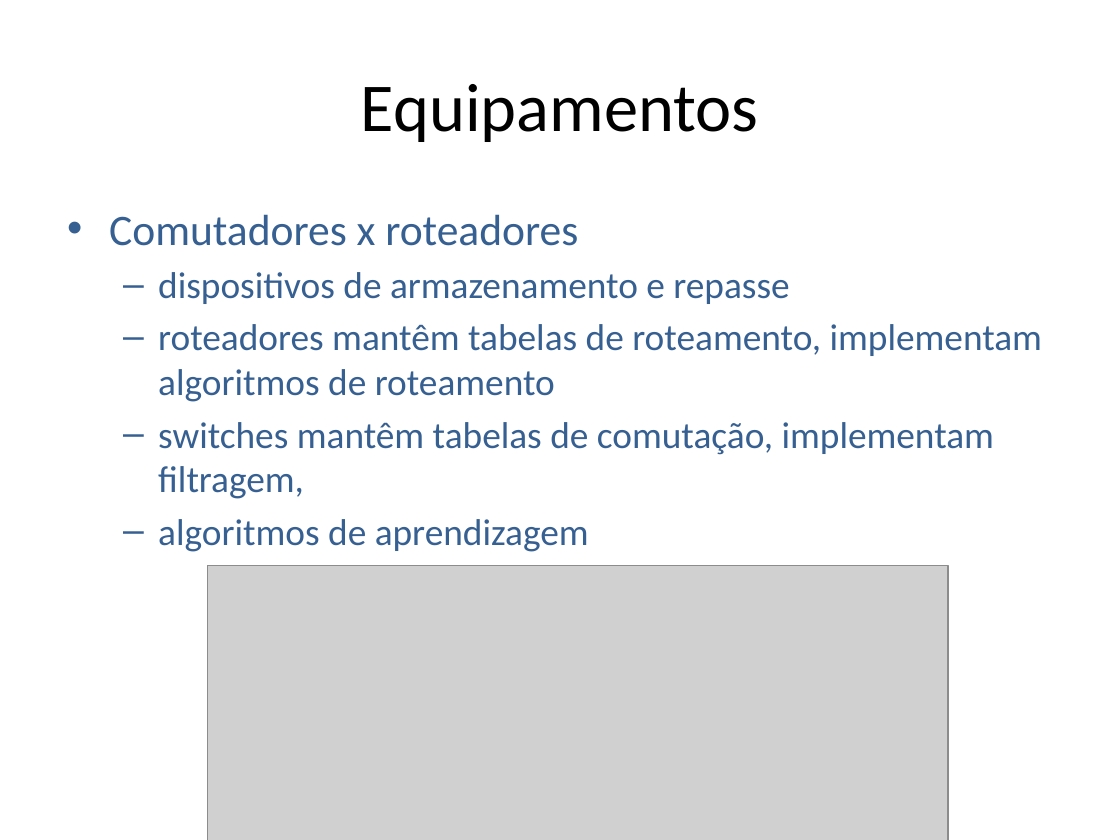
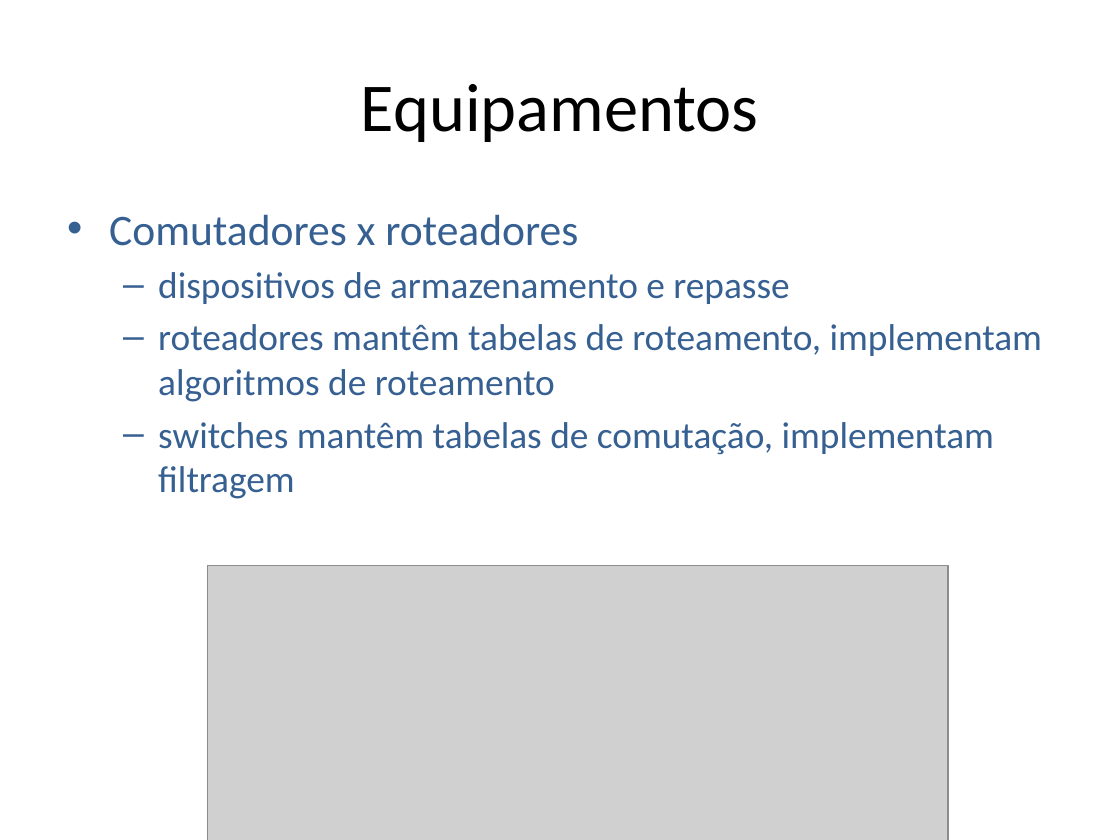
Before and after one commit to niviaquental/niviaquental.github.io, a slide deck: slide 25 of Presentations/Aula11-Enlace-Cabeado/11-Enlace-Cabeado.pptx. Drawn at 1120x840 pixels with LibreOffice and Linux fonts; fonts in the diff are those of the drawing; grey boxes stand for pictures; background and template pictures are left out. Boxes give left, top, right and bottom in pixels: in the first picture for what was removed or moved away, otherwise in the second. Text is boxed around its words. In the diff, an @@ line names an element or a change of style, - is before the commit and + after.

```diff
--- a/Presentations/Aula11-Enlace-Cabeado/11-Enlace-Cabeado.pptx
+++ b/Presentations/Aula11-Enlace-Cabeado/11-Enlace-Cabeado.pptx
@@ text at (158, 422, 994, 499): text changed @@
-  – switches mantêm tabelas de comutação, implementam filtragem,
-  – algoritmos de aprendizagem
+  – switches mantêm tabelas de comutação, implementam filtragem
```
Also in this commit, not shown: 2 other slides changed.
